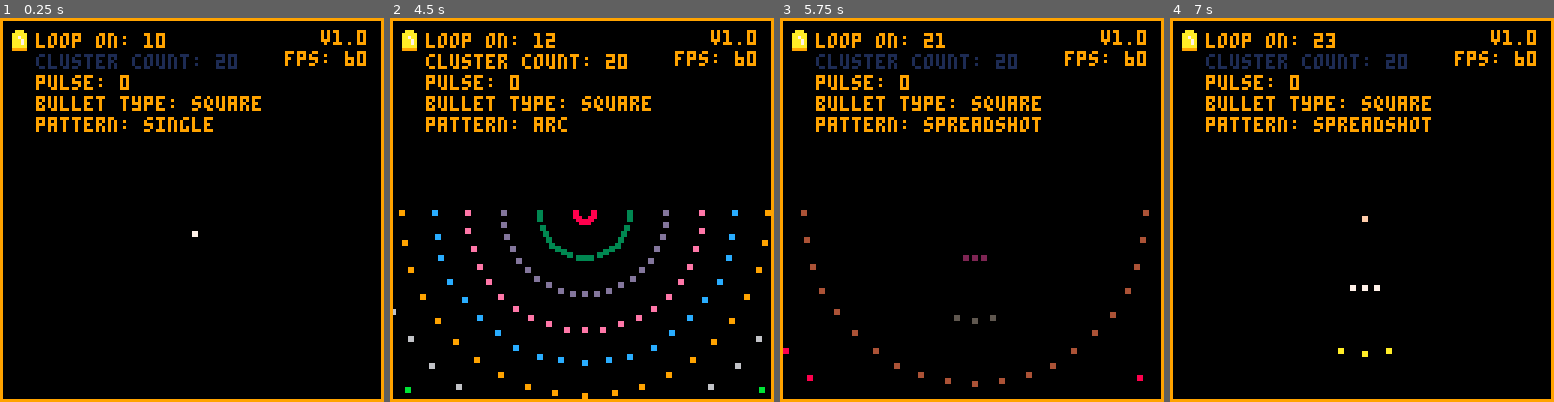
Above: before the commit, frames 1-4 (left to right).
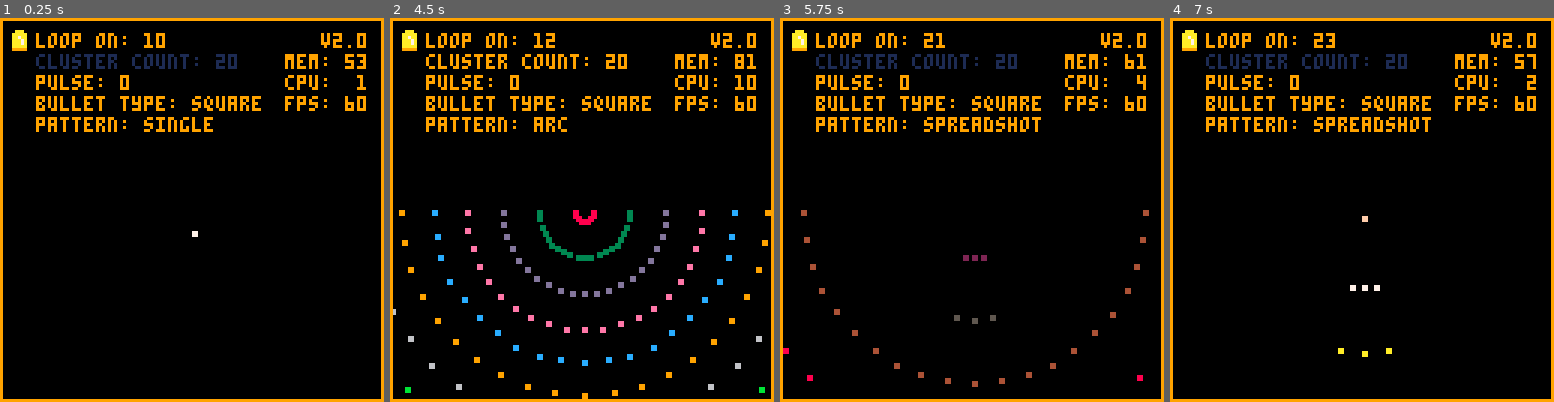
Above: after the commit, the same moments.

Repository: rustybailey/bullet_pattern_tester
Game: PICO-8 cartridge bullet_pattern_tester.p8
The game is run twice, just before and just after one commit, with the same random seed, the same clock (stepped at 60 frames per second) and the same inputs.
Inputs:
- Up to frame 1 (0.25 s): no input
- Up to frame 2 (4.5 s): hold Right 1.6-2.1 s; hold Up 2.15-2.42 s; hold Right 2.47-3.03 s; hold Left 3.08-3.58 s; hold Down 3.63-3.97 s; hold Right from 4.02 s (still down)
- Up to frame 3 (5.75 s): release Right at 4.68 s; hold Up 4.73-5.03 s; hold Left 5.08-5.68 s; hold Down from 5.73 s (still down)
- Up to frame 4 (7 s): release Down at 6.03 s; hold Right 6.08-6.58 s; hold Right from 6.63 s (still down)

The runs differ from the first frame. In frame 1, 1.1% of the frame differs, in the area x 74-96%, y 3-25%; in frame 2, 1.1%; in frame 3, 1.1%; in frame 4, 1.1%.

Commit message:
Update version, add stats, properly align them.

Diff:
--- a/bullet_pattern_tester.p8
+++ b/bullet_pattern_tester.p8
@@ -274,7 +274,7 @@
 }
 
 function _init()
-  version = 'v1.0'
+  version = 'v2.0'
 
   counter = 1
   current_color = 1
@@ -327,8 +327,33 @@
     bullet:draw()
   end
 
-  print(version, 127 - (#version * 4) - 4, 4, text_color)
-  print('fps: ' .. stat(7), 95, 11, text_color)
+  local max_width = 128
+  local margin = 5
+  local letter_width = 4
+  local letter_height = 7
+
+  local mem = "mem: " .. flr(stat(0))
+  local cpu_stat = flr(stat(1) * 100)
+  if cpu_stat < 10 then
+    cpu_stat = " " .. cpu_stat
+  end
+  local cpu = "cpu: " .. cpu_stat
+  local fps = "fps: " .. stat(7)
+  local stats = { version, mem, cpu, fps }
+
+  for i = 1, #stats do
+    print(
+      stats[i],
+      max_width - (#stats[i] * letter_width) - margin,
+      margin + (letter_height * (i - 1)),
+      text_color
+    )
+  end
+  -- print(version, max_width - (#version * letter_width) - margin, margin, text_color)
+  -- print(mem, max_width - (#mem * letter_width) - margin, margin + letter_height * 1, text_color)
+  -- print(cpu, max_width - (#cpu * letter_width) - margin, margin + letter_height * 2, text_color)
+  -- print(fps, max_width - (#fps * letter_width) - margin, margin + letter_height * 3, text_color)
+  -- line(0, 4, 127, 4, 15)
 
   menu:draw()
   rect(0, 0, 127, 127, text_color)
